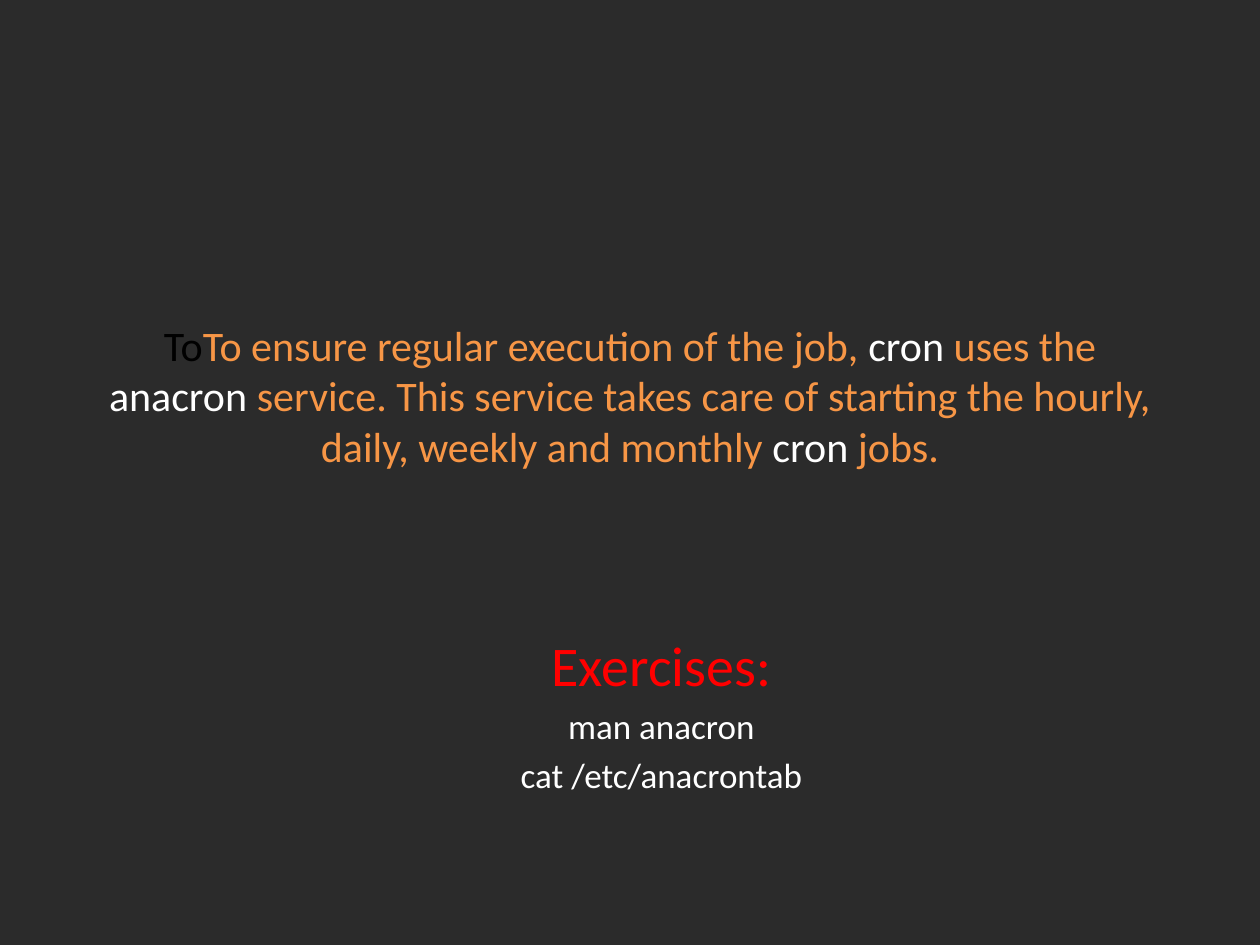
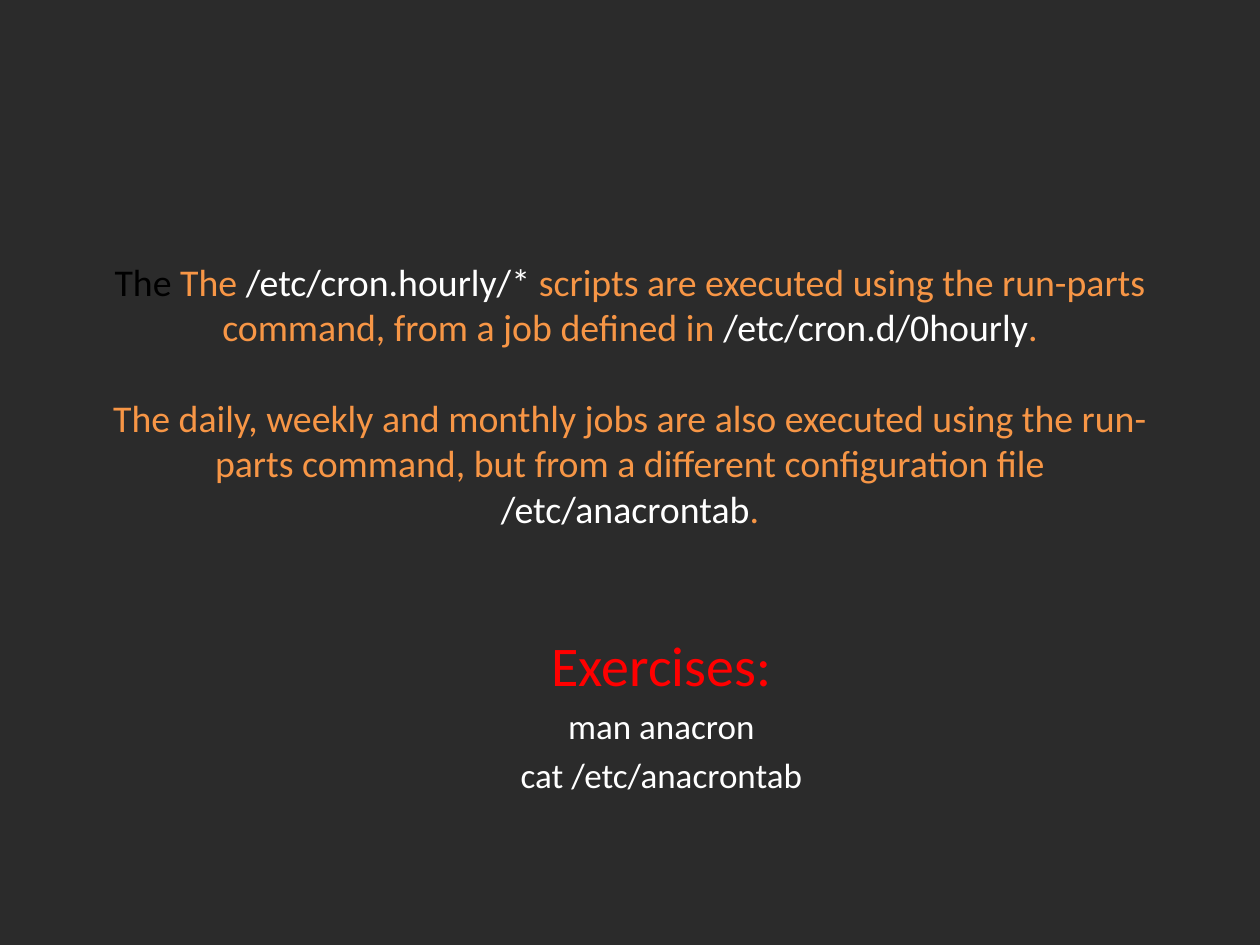
Before and after one commit to Academy-Soft-Intellect/Linux-Course, a slide deck: slide 9 of 09.Softwaremagement_And_Cron/09-SoftwareManagementAndCron.pptx. Drawn at 1260x945 pixels with LibreOffice and Linux fonts; fonts in the diff are those of the drawing; background and template pictures are left out; a plain dark background stands for a picture behind light text. Boxes give left, top, right and bottom in pixels: in the first picture for what was removed or moved away, otherwise in the second. Text is boxed around its words. In the diff, an @@ line names an element or a change of style, - is before the commit and + after.

Commit message:
Edited cron.

```diff
--- a/09.Softwaremagement_And_Cron/09-SoftwareManagementAndCron.pptx
+++ b/09.Softwaremagement_And_Cron/09-SoftwareManagementAndCron.pptx
@@ title at (113, 269, 1146, 525): text changed; size 24 to 21.6 pt @@
-ToTo ensure regular execution of the job, cron uses the anacron service. This service takes care of starting the hourly, daily, weekly and monthly cron jobs.
+The The /etc/cron.hourly/* scripts are executed using the run-parts command, from a job defined in /etc/cron.d/0hourly.
+The daily, weekly and monthly jobs are also executed using the run-parts command, but from a different configuration file /etc/anacrontab.
```
Also in this commit, not shown: 1 other slide changed.
